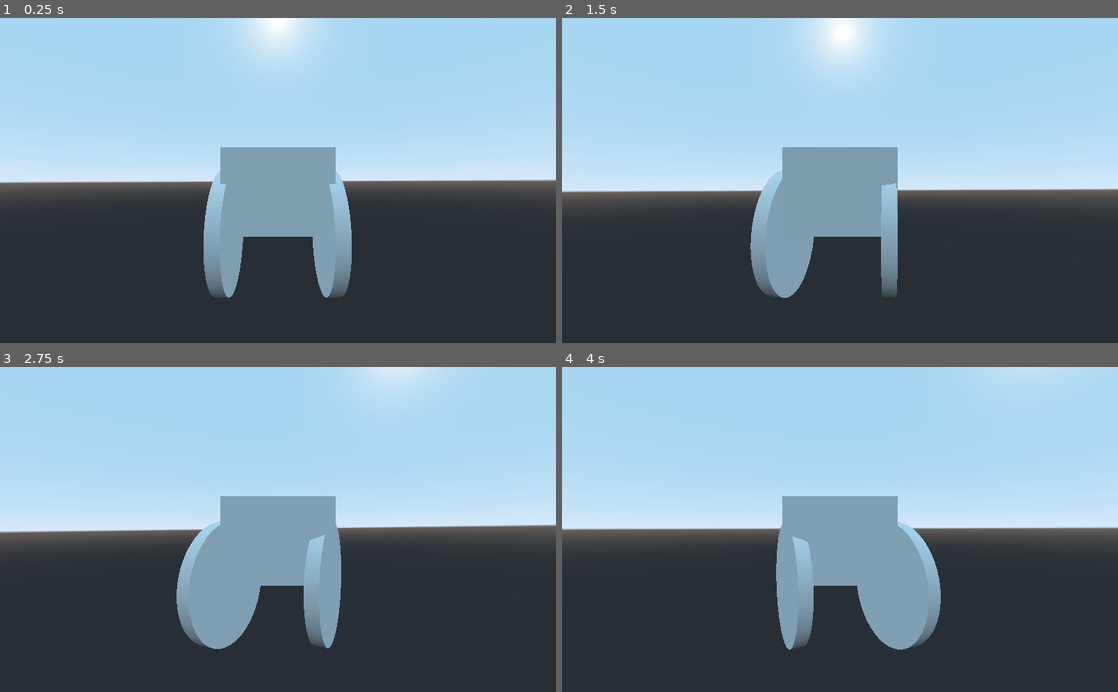
Above: before the commit, frames 1-4 (two rows, left to right).
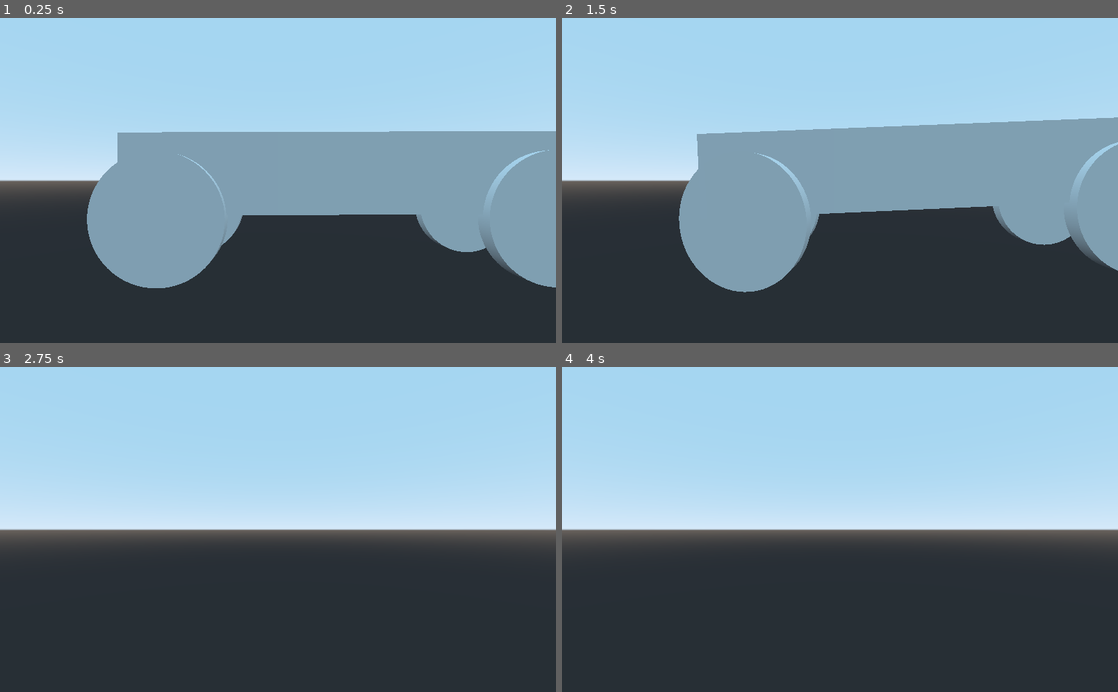
Above: after the commit, the same moments.

Repository: tahagabre/trucking
Game: Godot game, scene res://Main.tscn
The game is run twice, just before and just after one commit, with the same random seed, the same clock (stepped at 60 frames per second) and the same inputs.
Inputs:
- Up to frame 1 (0.25 s): no input
- Up to frame 2 (1.5 s): hold D (turn_right) 0.53-1.28 s; hold S (reverse) from 1.28 s (still down)
- Up to frame 3 (2.75 s): release S (reverse) at 2.03 s; hold D (turn_right) from 2.03 s (still down)
- Up to frame 4 (4 s): release D (turn_right) at 2.78 s; hold W (accelerate) 2.78-3.53 s; hold A (turn_left) from 3.53 s (still down)

The runs differ from the first frame. In frame 1, 29% of the frame differs, in the area x 0-100%, y 0-87%; in frame 2, 27%; in frame 3, 12%; in frame 4, 11%.

Commit message:
fixed inputs

Diff:
--- a/Project/Main.tscn
+++ b/Project/Main.tscn
@@ -14,5 +14,5 @@
 
 [node name="Ambulance" parent="." instance=ExtResource( 1 )]
 
-[node name="Camera" type="Camera" parent="Ambulance"]
-transform = Transform( 1, 0, 0, 0, 1, 0, 0, 0, 1, 0, 0.541162, 3.37514 )
+[node name="Camera" type="Camera" parent="."]
+transform = Transform( -4.37114e-08, 0, 1, 0, 1, 0, -1, 0, -4.37114e-08, 2.14051, 0.541162, 0.560695 )
--- a/Project/project.godot
+++ b/Project/project.godot
@@ -21,34 +21,6 @@
 
 [input]
 
-ui_left={
-"deadzone": 0.5,
-"events": [ Object(InputEventKey,"resource_local_to_scene":false,"resource_name":"","device":0,"alt":false,"shift":false,"control":false,"meta":false,"command":false,"pressed":false,"scancode":16777231,"unicode":0,"echo":false,"script":null)
-, Object(InputEventJoypadButton,"resource_local_to_scene":false,"resource_name":"","device":0,"button_index":14,"pressure":0.0,"pressed":false,"script":null)
-, Object(InputEventKey,"resource_local_to_scene":false,"resource_name":"","device":0,"alt":false,"shift":false,"control":false,"meta":false,"command":false,"pressed":false,"scancode":65,"unicode":0,"echo":false,"script":null)
- ]
-}
-ui_right={
-"deadzone": 0.5,
-"events": [ Object(InputEventKey,"resource_local_to_scene":false,"resource_name":"","device":0,"alt":false,"shift":false,"control":false,"meta":false,"command":false,"pressed":false,"scancode":16777233,"unicode":0,"echo":false,"script":null)
-, Object(InputEventJoypadButton,"resource_local_to_scene":false,"resource_name":"","device":0,"button_index":15,"pressure":0.0,"pressed":false,"script":null)
-, Object(InputEventKey,"resource_local_to_scene":false,"resource_name":"","device":0,"alt":false,"shift":false,"control":false,"meta":false,"command":false,"pressed":false,"scancode":68,"unicode":0,"echo":false,"script":null)
- ]
-}
-ui_up={
-"deadzone": 0.5,
-"events": [ Object(InputEventKey,"resource_local_to_scene":false,"resource_name":"","device":0,"alt":false,"shift":false,"control":false,"meta":false,"command":false,"pressed":false,"scancode":16777232,"unicode":0,"echo":false,"script":null)
-, Object(InputEventJoypadButton,"resource_local_to_scene":false,"resource_name":"","device":0,"button_index":12,"pressure":0.0,"pressed":false,"script":null)
-, Object(InputEventKey,"resource_local_to_scene":false,"resource_name":"","device":0,"alt":false,"shift":false,"control":false,"meta":false,"command":false,"pressed":false,"scancode":87,"unicode":0,"echo":false,"script":null)
- ]
-}
-ui_down={
-"deadzone": 0.5,
-"events": [ Object(InputEventKey,"resource_local_to_scene":false,"resource_name":"","device":0,"alt":false,"shift":false,"control":false,"meta":false,"command":false,"pressed":false,"scancode":16777234,"unicode":0,"echo":false,"script":null)
-, Object(InputEventJoypadButton,"resource_local_to_scene":false,"resource_name":"","device":0,"button_index":13,"pressure":0.0,"pressed":false,"script":null)
-, Object(InputEventKey,"resource_local_to_scene":false,"resource_name":"","device":0,"alt":false,"shift":false,"control":false,"meta":false,"command":false,"pressed":false,"scancode":83,"unicode":0,"echo":false,"script":null)
- ]
-}
 accelerate={
 "deadzone": 0.5,
 "events": [ Object(InputEventKey,"resource_local_to_scene":false,"resource_name":"","device":0,"alt":false,"shift":false,"control":false,"meta":false,"command":false,"pressed":false,"scancode":87,"unicode":0,"echo":false,"script":null)
